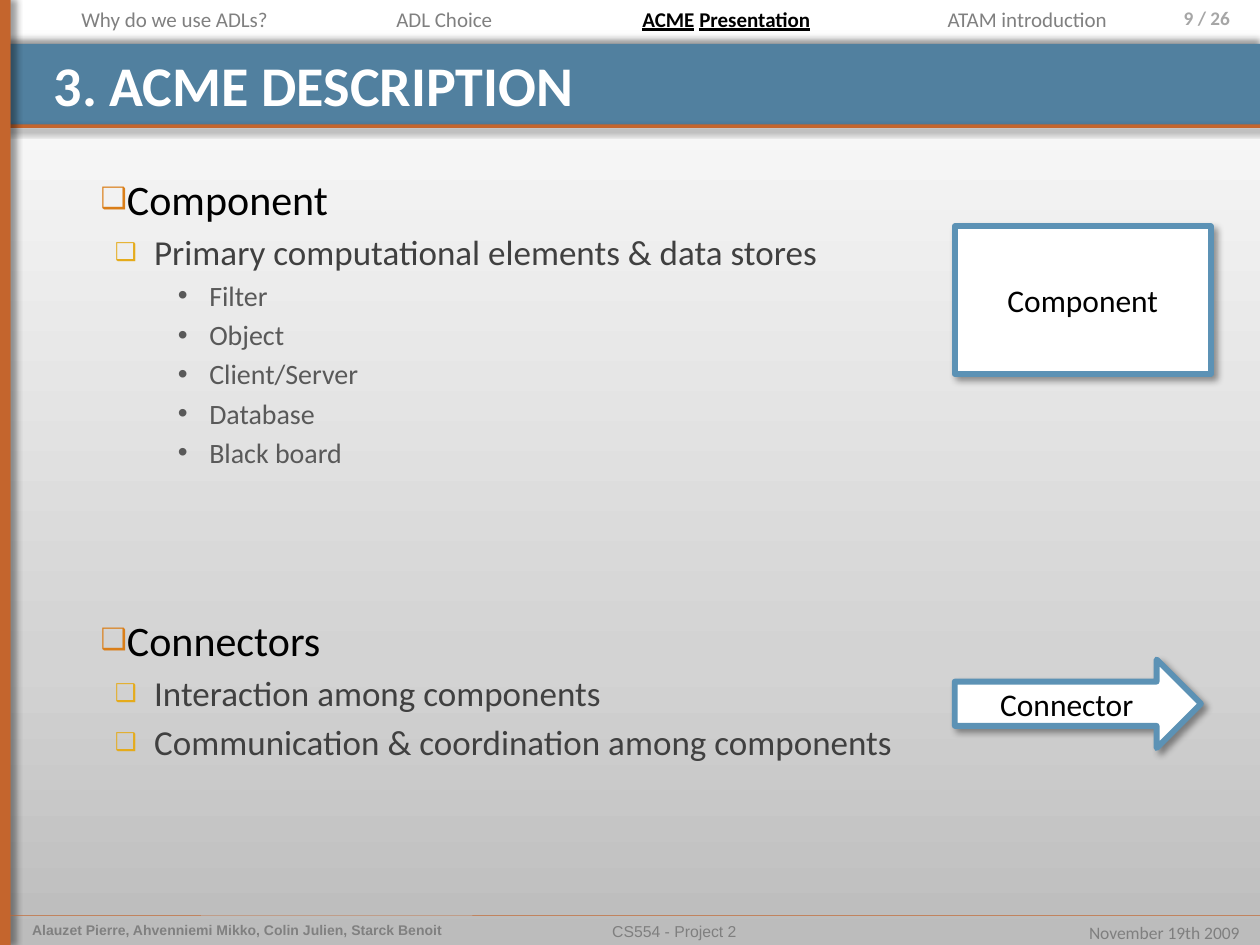
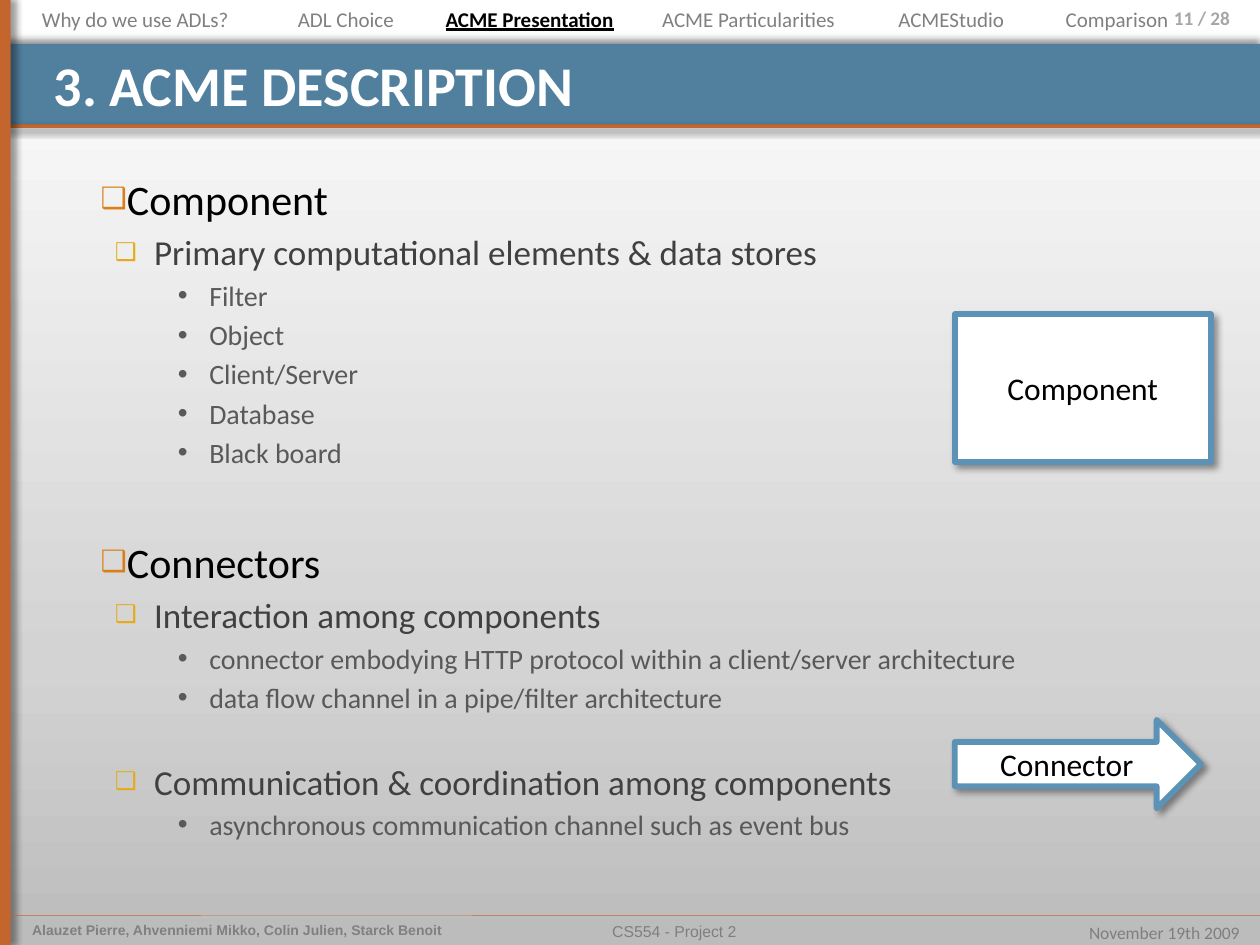
Before and after one commit to pierrealauzet/euroteam, a slide deck: slide 11 of Project 2/Part2/CS554_EuroTeam_Project2_OP5.pptx (slide 9 before the commit). Drawn at 1260x945 pixels with LibreOffice and Linux fonts; fonts in the diff are those of the drawing. Boxes give left, top, right and bottom in pixels: in the first picture for what was removed or moved away, otherwise in the second. Text is boxed around its words. In the diff, an @@ line names an element or a change of style, - is before the commit and + after.

```diff
--- a/Project 2/Part2/CS554_EuroTeam_Project2_OP5.pptx
+++ b/Project 2/Part2/CS554_EuroTeam_Project2_OP5.pptx
@@ text "Why do we use ADLs?": place and size @@
-text "Why do we use ADLs?" at <box>81,12,268,31</box>
+text "Why do we use ADLs?" at <box>42,12,229,31</box>
@@ text "ADL Choice": place and size @@
-text "ADL Choice" at <box>396,12,492,27</box>
+text "ADL Choice" at <box>298,12,393,27</box>
@@ text "ACME Presentation": place and size @@
-text "ACME Presentation" at <box>642,12,810,31</box>
+text "ACME Presentation" at <box>446,12,613,31</box>
@@ text added at <box>662,12,835,27</box>, 12 pt, text #808080 @@
+ACME Particularities
@@ text added at <box>898,12,1004,27</box>, 12 pt, text #808080 @@
+ACMEStudio
@@ text removed at <box>948,12,1106,27</box> @@
-ATAM introduction
@@ text added at <box>1066,12,1168,31</box>, 12 pt, text #808080 @@
+Comparison
@@ page number at <box>1174,12,1229,25</box>: text changed @@
-9 / 26
+11 / 28
@@ rectangle "Component": place and size @@
-rectangle "Component" at <box>955,227,1211,374</box>
+rectangle "Component" at <box>955,314,1211,461</box>
@@ text at <box>209,649,1016,713</box>: paragraphs added @@
+    • connector embodying HTTP protocol within a client/server architecture
+    • data flow channel in a pipe/filter architecture
@@ right arrow "Connector": place and size @@
-right arrow "Connector" at <box>955,659,1201,747</box>
+right arrow "Connector" at <box>955,719,1201,808</box>
@@ text at <box>209,815,849,840</box>: paragraph added @@
+    • asynchronous communication channel such as event bus
```
Also in this commit, not shown: 19 other slides changed, 8 slides added, 1 slide removed, 4 other files.
